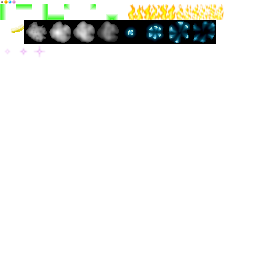
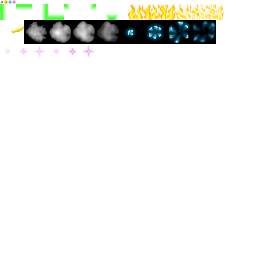
The second (256, 256) image is a revision of the first. Changes to its layers:
painted on "Background" over [50, 45, 96, 58]
